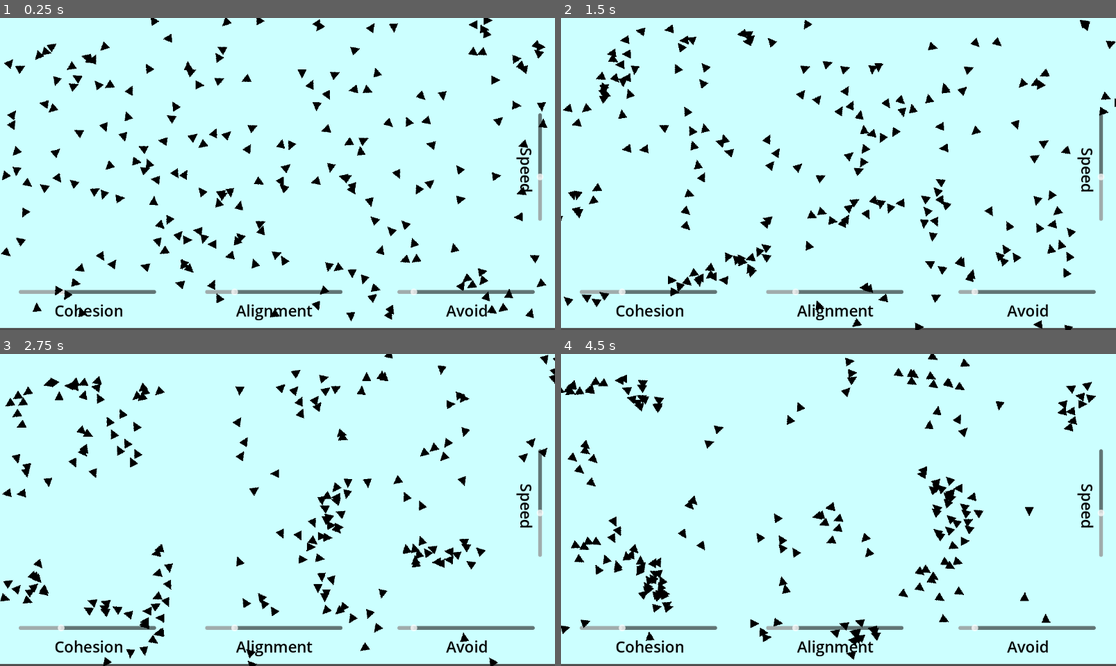
Above: before the commit, frames 1-4 (two rows, left to right).
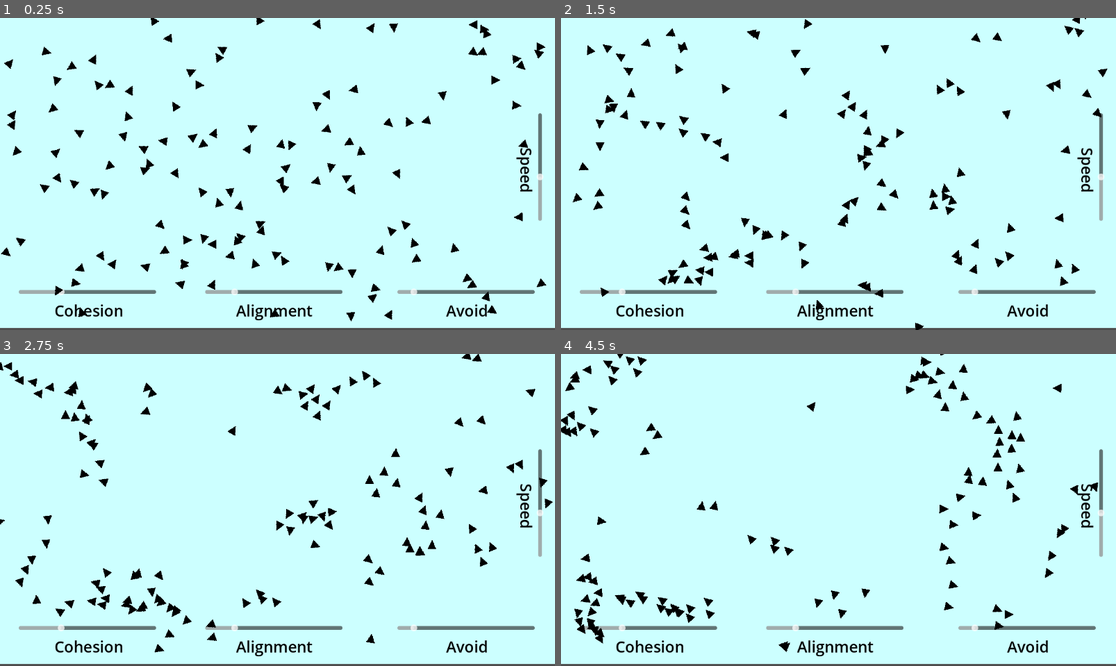
Above: after the commit, the same moments.

Repository: are-dynamic-2025-g6/boids
Game: Godot game, scene res://Scenes/main.tscn
Same seed, same stepped clock (60 frames per second), same inputs: the game is played once before the commit and once after it.
Inputs:
- Up to frame 1 (0.25 s): no input
- Up to frame 2 (1.5 s): tap Enter (ui_accept) at 0.5, 0.77 s
- Up to frame 3 (2.75 s): tap Enter (ui_accept) at 1.52 s
- Up to frame 4 (4.5 s): tap Enter (ui_accept) at 3.02, 3.77 s

The runs differ from the first frame. In frame 1, 2.0% of the frame differs, in the area x 0-99%, y 0-97%; in frame 2, 6.7%; in frame 3, 7.1%; in frame 4, 7.1%, in the area x 0-97%, y 0-98%.

Commit message:
comptage des groupes apres k-means

Diff:
--- a/Scenes/main.tscn
+++ b/Scenes/main.tscn
@@ -90,13 +90,13 @@
 "
 horizontal_alignment = 1
 
-[node name="Annalyse" type="Timer" parent="."]
+[node name="Analyse" type="Timer" parent="."]
 wait_time = 5.0
 
-[connection signal="timeout" from="refresh_rate" to="." method="_on_timer_timeout"]
+[connection signal="timeout" from="refresh_rate" to="." method="get_dico_distances"]
 [connection signal="value_changed" from="coherence" to="." method="val_change" binds= ["coherence"]]
 [connection signal="value_changed" from="alignment" to="." method="val_change" binds= ["alignment"]]
 [connection signal="value_changed" from="avoid" to="." method="val_change" binds= ["avoid"]]
 [connection signal="value_changed" from="speed" to="." method="val_change" binds= ["speed"]]
-[connection signal="timeout" from="Annalyse" to="." method="_on_timer_timeout"]
-[connection signal="timeout" from="Annalyse" to="." method="_on_annalyse_timeout"]
+[connection signal="timeout" from="Analyse" to="." method="array_coord"]
+[connection signal="timeout" from="Analyse" to="." method="_on_analyse_timeout"]
--- a/Scripts/main.gd
+++ b/Scripts/main.gd
@@ -1,7 +1,7 @@
 extends Node2D
 
 @onready var refresh_rate: Timer = $refresh_rate
-@onready var Annalyse: Timer = $Annalyse
+@onready var Analyse: Timer = $Analyse
 var oizo : PackedScene = preload("res://Scenes/oizo.tscn")
 var cage : Array[Node]
 var dico_distances : Array
@@ -10,7 +10,7 @@
 var L=[]
 var k=true
 const p=10
-const NB_OIZO = 200
+const NB_OIZO = 125
 
 func _ready() -> void:
 	#gere les doublons au spawn
@@ -25,7 +25,7 @@
 
 	cage = get_tree().get_nodes_in_group("Zoizos")
 	refresh_rate.start()
-	Annalyse.start()
+	Analyse.start()
 
 
 func _process(delta: float) -> void:
@@ -33,9 +33,6 @@
 	#	print(dico_distances)
 	pass
 
-
-func _on_timer_timeout() -> void:
-	get_dico_distances()
 
 
 func get_dico_distances():
@@ -70,6 +67,12 @@
 			"speed":
 				Engine.time_scale = float(value) / 100
 
+func array_coord():
+	var coords : Array = []
+	for i in cage :
+		coords.append(i.global_position)
+	print(coords)
+
 func proche():
 	l=[]
 	for i in dico_distances:
@@ -80,6 +83,7 @@
 				k=false
 	L.append(len(l))
 
-func _on_annalyse_timeout() -> void:
-	proche()
-	print(len(l),L)
+func _on_analyse_timeout() -> void:
+	pass
+	#proche()
+	#print(len(l),L)
Not shown: 1 places in Scenes/main.tscn that only renumber resources
Not shown: 1 places in Scenes/oizo.tscn that only renumber resources
Not shown, changed: Annalyse-boids/python.py
